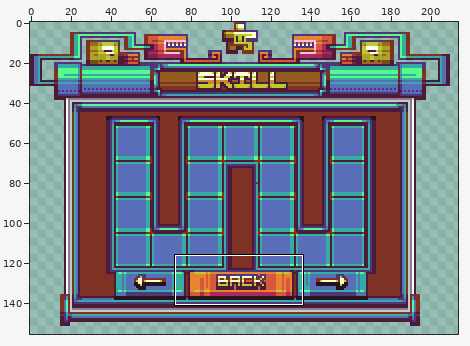
Two states of a sprite sheet, assets/minecraft/textures/gamula/ui/gui/skills/gui_skills_level.png. The picture above shows the old version from afar; the outline marks the close-up.
Close-up. Before:
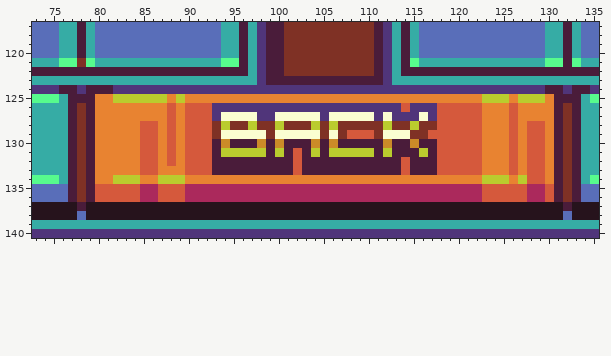
The file is 256x256 pixels. Colours within 5 levels of each other are drawn and written as one. Shown: x 73..135, y 117..140. The wide view leaves out empty margins.
And afterwards:
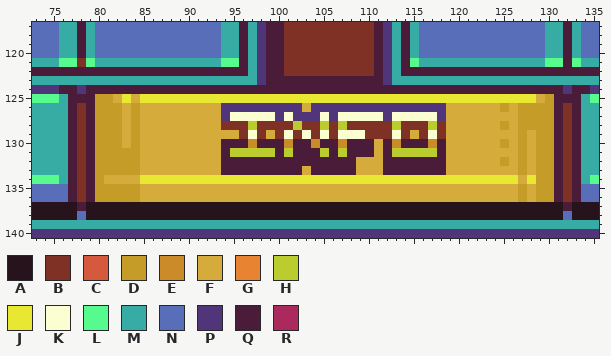
Palette (. is transparent): A #26131c  B #7f3125  C #d5593c  D #c69c28  E #cb8b28  F #d5ac3c  G #e88331  H #bacc2e  J #e8e731  K #fafed1  L #57fb8d  M #36aca5  N #596eb9  P #50357a  Q #4a1c3a  R #ab295c
The edit:
Changed rows in their new state; - is an unchanged pixel.
first column x 80:
124 --QQQQQQQQQQQQQQQQQQQQQQQQQQQQQQQQQQQQQQQQQQQQQQQQ-
125 DDFJFJJJJJJJJJJJJJJJJJJJJJJJJJJJJJJJJJJJJJJJJJJJJFD
126 DDDFDFFFFFFFFF---------F----------P---PFFFFFFDFDDDD
127 DDDFDFFFFFFFFFP---KKP-PPPKP----KPKKK-KPFFFFFFFFDDDD
128 DDDFDFFFFFFFFFB-----B-H-BHBH----BH-B-HBFFFFFFDFDDDD
129 DDDFDFFFFFFFFFFFB-BFB-B-BKBKKKB-B-BF-KBFFFFFFFFDFDD
130 DDDFDFFFFFFFFFQ--EQ-QE----QE---FQE-Q-EQFFFFFFDFDFDD
131 DDDDDFFFFFFFFFQ----HQHQ-QHQ-QQQFQHHH-HQFFFFFFFFDFDD
132 DDDDDFFFFFFFFF--------Q------FFF--Q---QFFFFFFDFDFDD
133 DDDDDFFFFFFFFF--------QF-----FFF--Q---QFFFFFFFFDFDD
134 DFFFFJJJJJJJJJJJJJJJJJJJJJJJJJJJJJJJJJJJJJJJJJJFJDD
135 DDDDDFFFFFFFFFFFFFFFFFFFFFFFFFFFFFFFFFFFFFFFFFFDFDD
136 DDDDDFFFFFFFFFFFFFFFFFFFFFFFFFFFFFFFFFFFFFFFFFFDFDD
Changed places in both close-ups, as pixel boxes (x1, y1, x2, y2):
changed: (95, 85, 554, 202)
